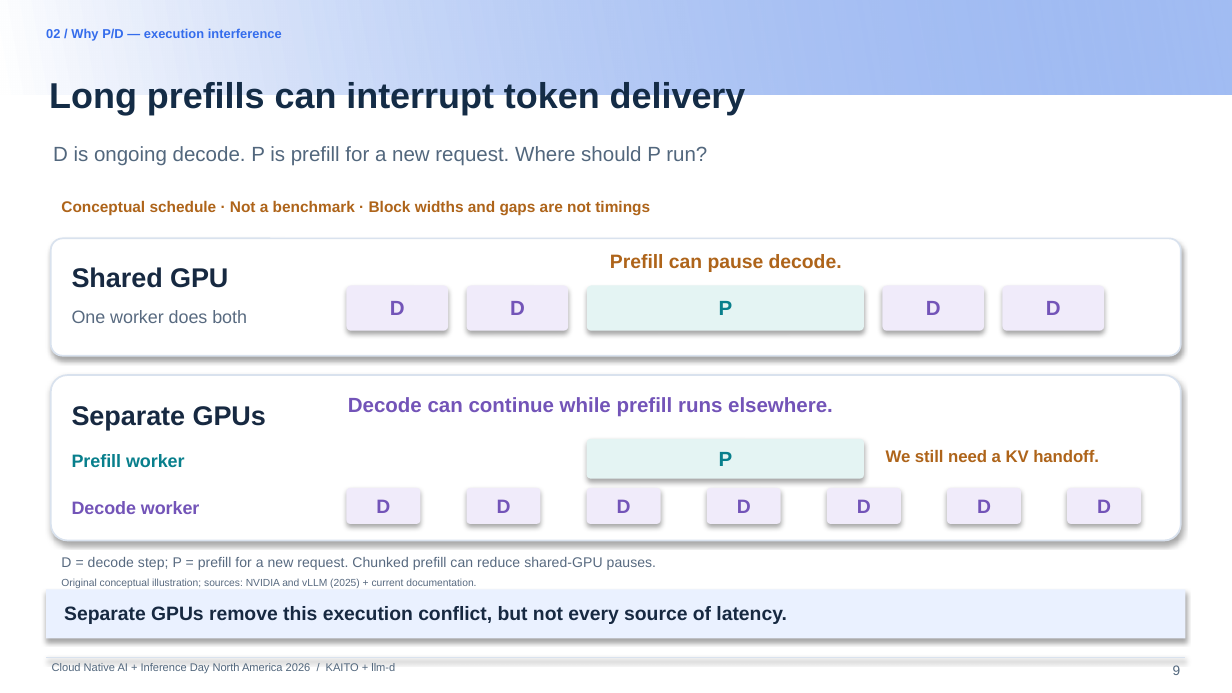
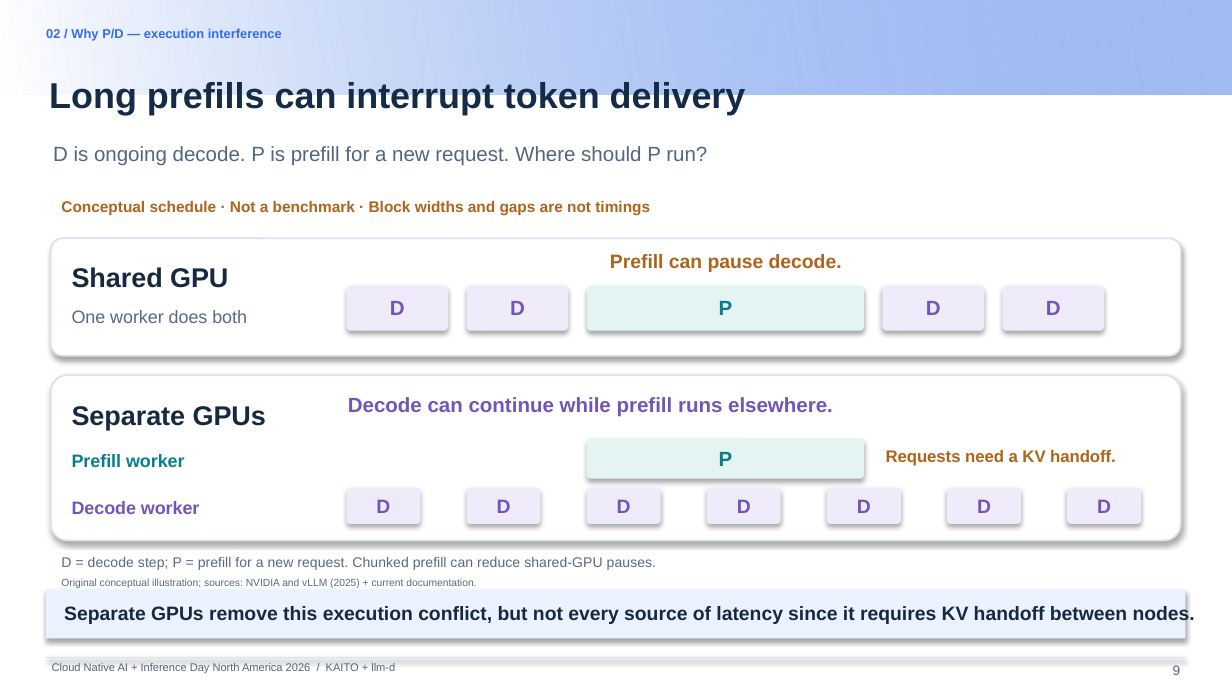
Before and after one commit to andyzhangx/demo, a slide deck: slide 9 of llm/pd-disaggregation/kubecon-na-2026-pd-disaggregation-kaito-llmd.pptx. Drawn at 1232x693 pixels with LibreOffice and Linux fonts; fonts in the diff are those of the drawing; background and template pictures are left out. Boxes give left, top, right and bottom in pixels: in the first picture for what was removed or moved away, otherwise in the second. Text is boxed around its words. In the diff, an @@ line names an element or a change of style, - is before the commit and + after.

```diff
--- a/llm/pd-disaggregation/kubecon-na-2026-pd-disaggregation-kaito-llmd.pptx
+++ b/llm/pd-disaggregation/kubecon-na-2026-pd-disaggregation-kaito-llmd.pptx
@@ text at (886,450,1116,466): text changed @@
-We still need a KV handoff.
+Requests need a KV handoff.
@@ text at (64,605,1195,625): text changed @@
-Separate GPUs remove this execution conflict, but not every source of latency.
+Separate GPUs remove this execution conflict, but not every source of latency since it requires KV handoff between nodes.
```
Also in this commit, not shown: 16 other slides changed, 3 slides added, 1 slide removed.
